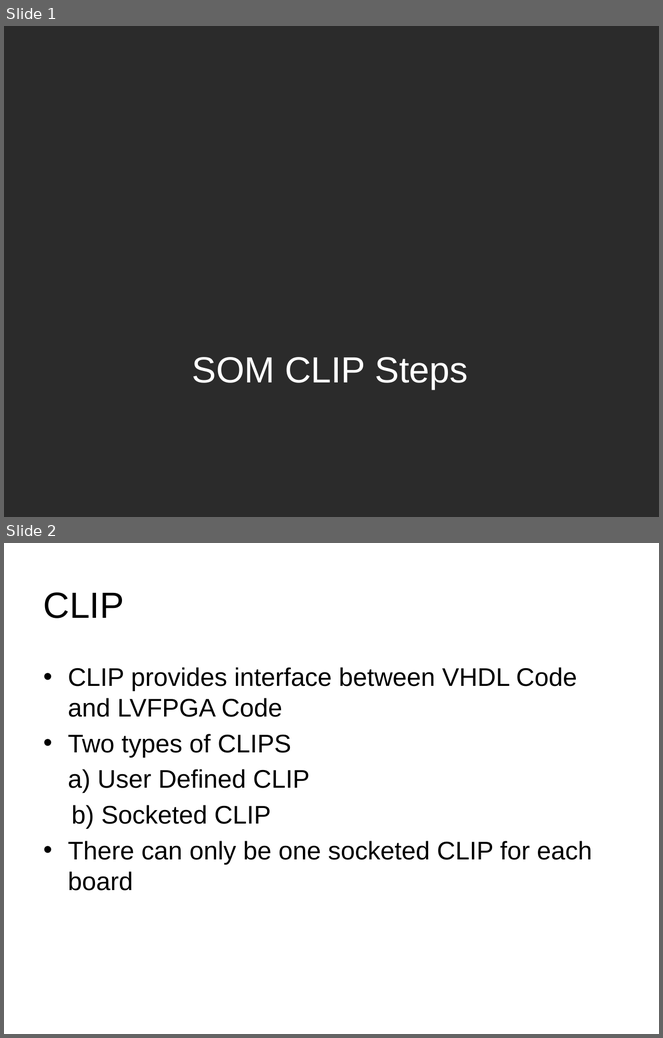
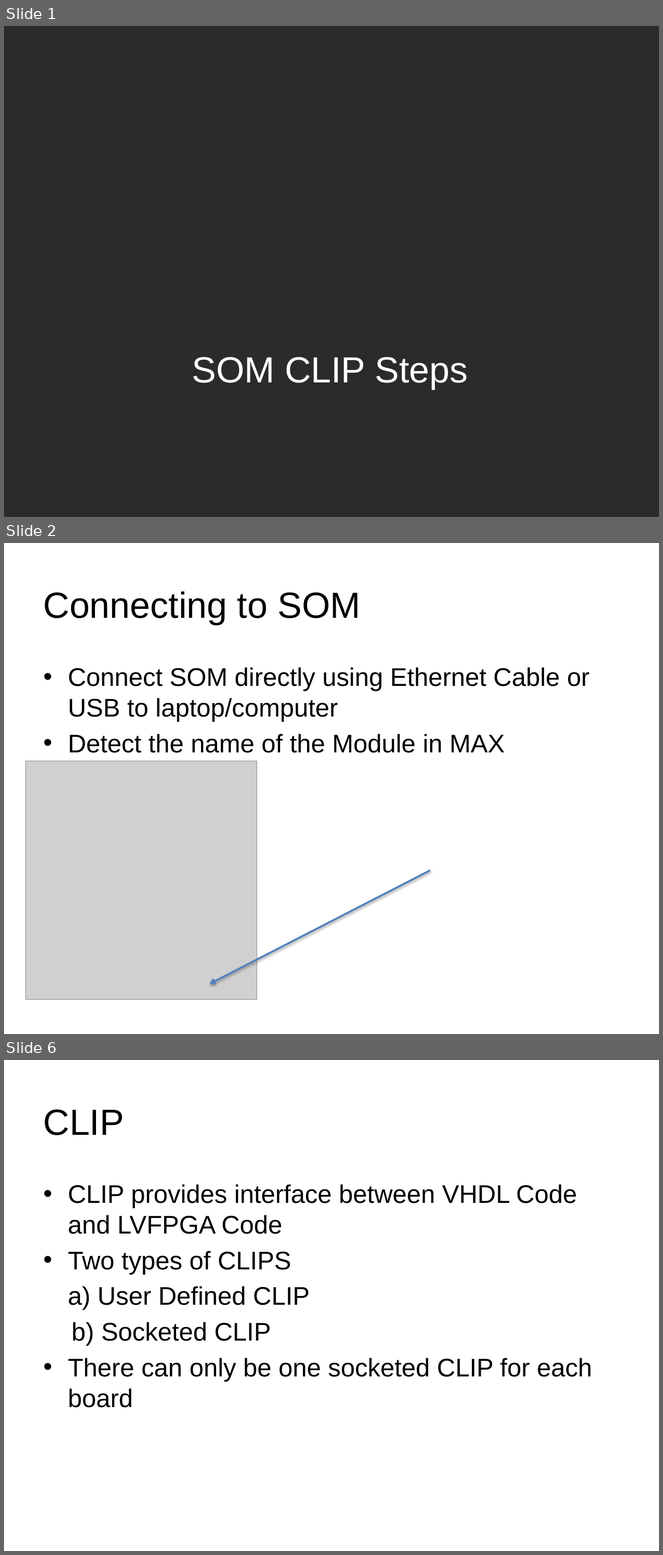
Before and after one commit to kalyanramu/Presentations, a slide deck: Mine/SOM Development Techniques.pptx. Shown one above the other, each under a label of ours: slides 1 and 2 before the commit, slides 1, 2 and 6 after it; the slides between them are not shown. The pictures are 663x1038 and 663x1555 pixels, drawn with LibreOffice and Linux fonts; fonts in the diff are those of the drawing; grey boxes stand for pictures; background and template pictures are left out; a plain dark background stands for a picture behind light text. Boxes give left, top, right and bottom in pixels: in the first picture for what was removed or moved away, otherwise in the second. Text is boxed around its words. In the diff, an @@ line names an element or a change of style, - is before the commit and + after.

```diff
--- a/Mine/SOM Development Techniques.pptx
+++ b/Mine/SOM Development Techniques.pptx
@@ slide 2 added at (4,543,659,1034), background picture (left out) @@
@@ title added at (44,591,361,625), 40 pt, text #000000 @@
+Connecting to SOM
@@ text added at (68,667,590,753), 28 pt, text #000000 @@
+• Connect SOM directly using Ethernet Cable or USB to laptop/computer
+• Detect the name of the Module in MAX
@@ picture added at (26,761,257,1000) @@
@@ arrow added from (430, 871) to (210, 984), #4F81BD 2 pt @@
@@ what was slide 2 is now slide 6 @@
```
Also in this commit, not shown: 1 slide changed, 3 other slides added, 1 other file.
